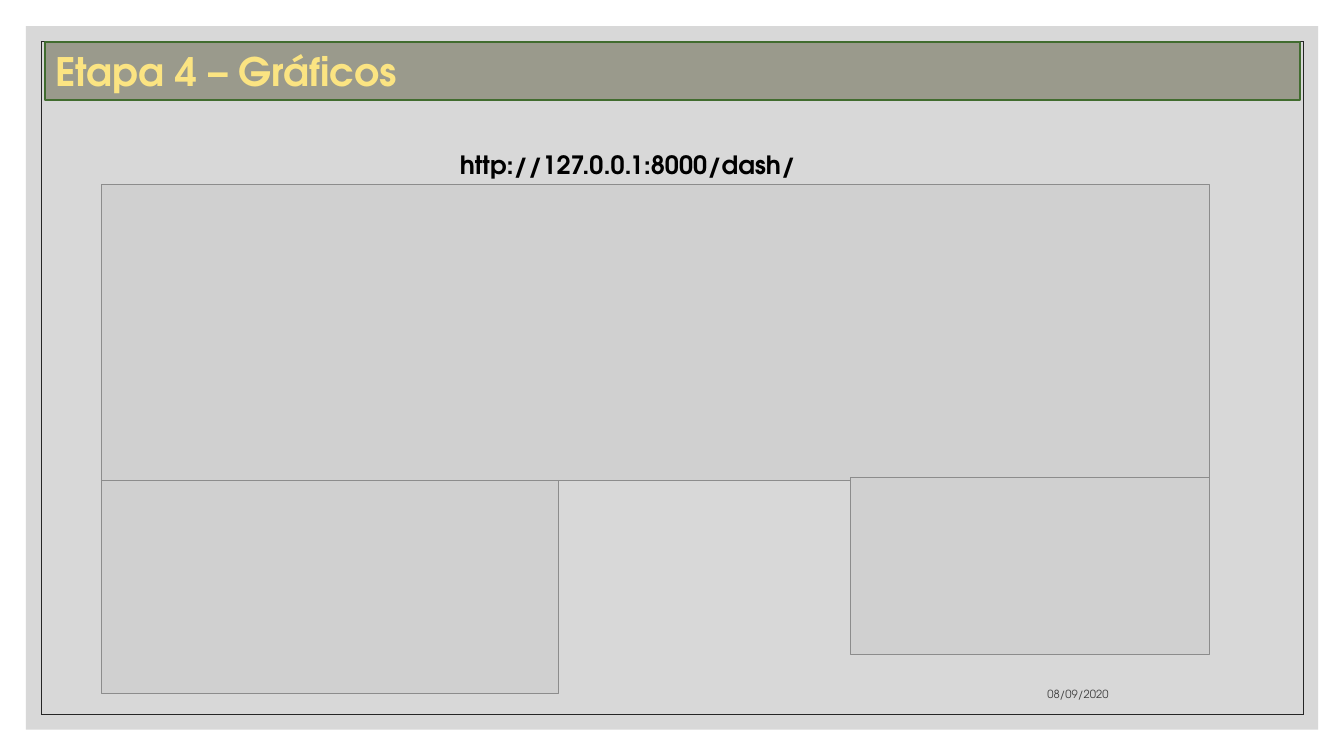
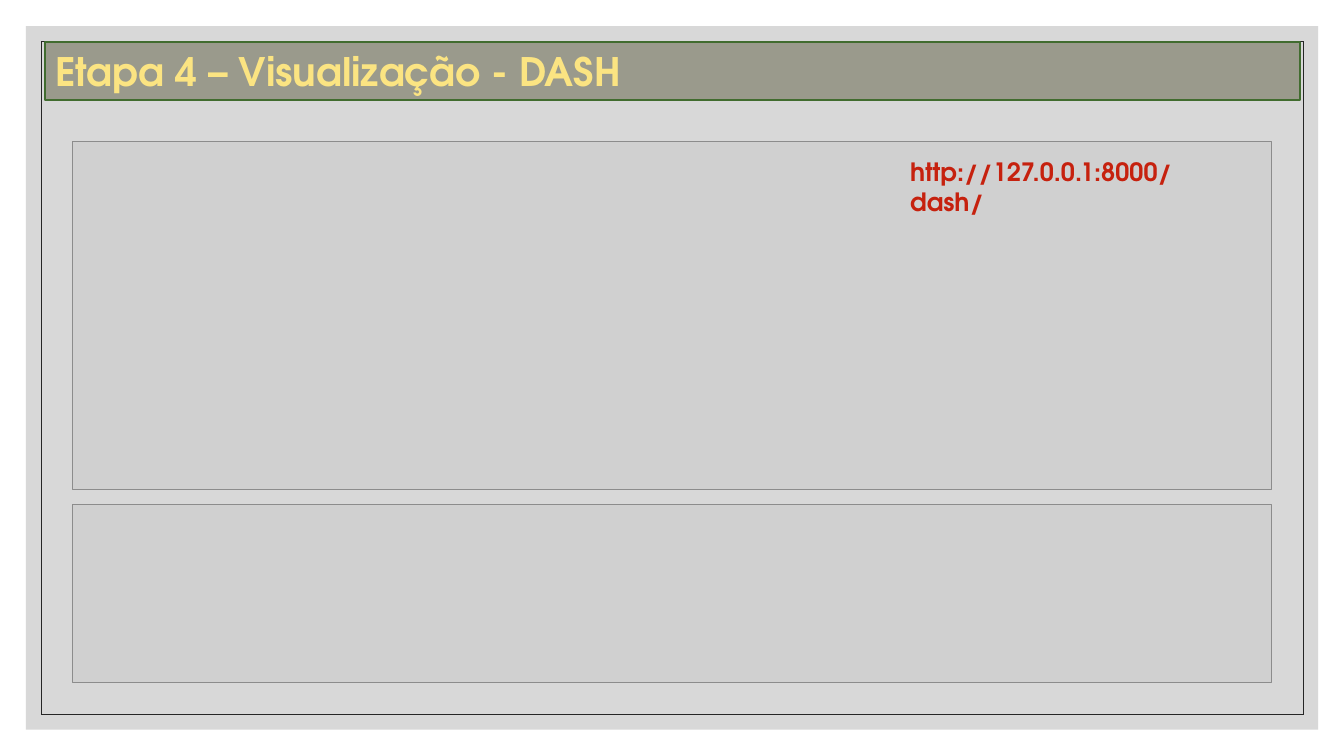
Before and after one commit to tciodaro/mit_data_science, a slide deck: slide 15 of Docs/Project/Projeto AI.pptx (slide 16 before the commit). Drawn at 1344x756 pixels with LibreOffice and Linux fonts; fonts in the diff are those of the drawing; grey boxes stand for pictures. Boxes give left, top, right and bottom in pixels: in the first picture for what was removed or moved away, otherwise in the second. Text is boxed around its words. In the diff, an @@ line names an element or a change of style, - is before the commit and + after.

```diff
--- a/Docs/Project/Projeto AI.pptx
+++ b/Docs/Project/Projeto AI.pptx
@@ text in rectangle at <box>55,56,621,102</box>: text changed @@
-Etapa 4 – Gráficos
+Etapa 4 – Visualização - DASH
@@ picture: place and size @@
-picture at <box>102,186,1210,481</box>
+picture at <box>72,141,1271,490</box>
@@ text "http://127.0.0.1:8000/dash/": place and size @@
-text "http://127.0.0.1:8000/dash/" at <box>460,155,796,185</box>
+text "http://127.0.0.1:8000/dash/" at <box>910,162,1172,215</box>
@@ text "http://127.0.0.1:8000/dash/" at <box>910,162,1172,215</box>: text colour #000000 to #C6210E @@
@@ picture removed at <box>851,478,1210,654</box> @@
@@ picture added at <box>72,504,1271,683</box> @@
@@ picture removed at <box>102,481,559,695</box> @@
@@ text removed at <box>1047,689,1108,700</box> @@
-08/09/2020
```
Also in this commit, not shown: 7 other slides changed, 2 slides added, 1 slide removed, 13 other files.
